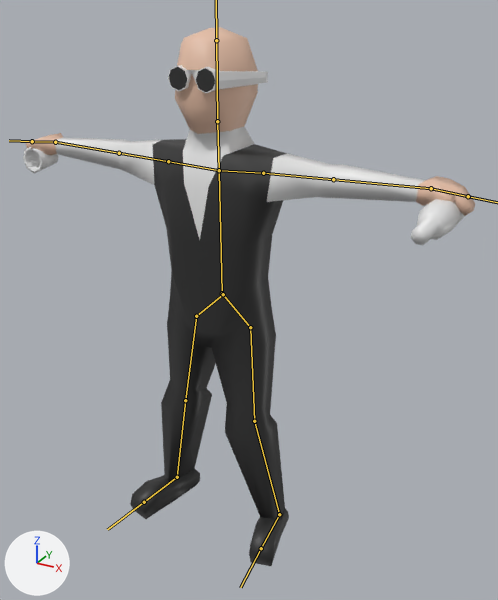
Two versions of the FBX model Assets/Models/LowPolyCharacter_BarTender.fbx, one commit apart.
The view is the same before and after, from a 50 mm lens placed at (1.124, -1.998, 1.885), pointed at (0.131, -0.194, 0.983). The axes (+X, +Y, +Z) are drawn at lower left. The lights are the same throughout. The bones that bend it are drawn over the model as lines.

The first picture shows 'Body', 'Bottle', 'Glass'.
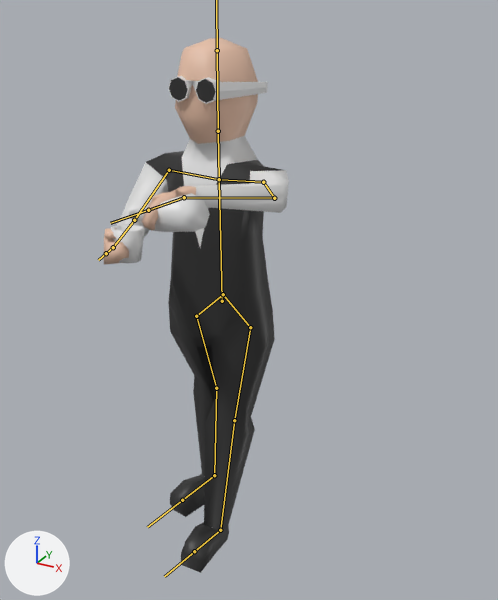
The newer file adds an action. The first version stands in its rest pose; the second is drawn at frame 17 of the action 'Armature|ServingDrink'.

Location of each change, [x1, y1, x2, y2] in pixels of the pictures (498 x 600 px):
'Body', posed (59% narrower)
    before: [26, 27, 475, 566]
    after: [104, 38, 289, 573]
'Bottle', posed
    before: [411, 199, 465, 245]
    after: [129, 193, 210, 232]
'Glass', posed (52% taller)
    before: [23, 147, 59, 173]
    after: [111, 224, 145, 264]
bone 'Torso', root to tip
    before: (222, 293) to (219, 170)
    after: (222, 301) to (219, 179)
bone 'UpperArm.L', root to tip
    before: (263, 173) to (333, 179)
    after: (263, 182) to (274, 198)
bone 'LowerArm.L', root to tip
    before: (333, 179) to (431, 188)
    after: (274, 198) to (184, 197)
bone 'Hand.L', root to tip
    before: (431, 188) to (468, 196)
    after: (184, 197) to (148, 210)
bone 'UpperArm.R', root to tip
    before: (168, 161) to (119, 153)
    after: (169, 170) to (134, 220)
bone 'LowerArm.R', root to tip
    before: (119, 153) to (55, 142)
    after: (134, 220) to (113, 247)
bone 'Hand.R', root to tip
    before: (55, 142) to (32, 141)
    after: (113, 247) to (106, 253)
bone 'UpperLeg.L', root to tip
    before: (250, 327) to (254, 421)
    after: (250, 327) to (234, 420)
bone 'LowerLeg.L', root to tip
    before: (254, 421) to (279, 514)
    after: (234, 420) to (220, 530)
bone 'Foot.L', root to tip
    before: (279, 514) to (261, 548)
    after: (220, 530) to (194, 551)
bone 'UpperLeg.R', root to tip
    before: (196, 316) to (185, 400)
    after: (196, 316) to (216, 388)
bone 'LowerLeg.R', root to tip
    before: (185, 400) to (177, 477)
    after: (216, 388) to (214, 475)
bone 'Foot.R', root to tip
    before: (177, 477) to (144, 502)
    after: (214, 475) to (182, 500)

What the commit changed:
Bone 'Torso' (bone_torso) moves from (0.0, 0.0, 0.0) to (0.001, -0.029, 0.002).
Bone 'UpperArm.L' (bone_upperarm_l) turns from (0, 0, 0) to (-15, -98, -42) degrees about its own x, y and z.
Bone 'LowerArm.L' (bone_lowerarm_l) turns from (0, 0, 0) to (-63, 2, -3) degrees about its own x, y and z.
Bone 'Hand.L' (bone_hand_l) turns from (0, 0, 0) to (-13, 109, 8) degrees about its own x, y and z.
Bone 'UpperArm.R' (bone_upperarm_r) turns from (0, 0, 0) to (-78, 45, 1) degrees about its own x, y and z.
Bone 'LowerArm.R' (bone_lowerarm_r) turns from (0, 0, 0) to (-32, -1, 50) degrees about its own x, y and z.
Bone 'Hand.R' (bone_hand_r) turns from (0, 0, 0) to (4, 13, 8) degrees about its own x, y and z.
Bone 'UpperLeg.L' (bone_upperleg_l) turns from (0, 0, 0) to (-10, -10, -5) degrees about its own x, y and z.
Bone 'LowerLeg.L' (bone_lowerleg_l) turns from (0, 0, 0) to (-1, 6, -13) degrees about its own x, y and z.
Bone 'Foot.L' (bone_foot_l) turns from (0, 0, 0) to (-3, 7, -5) degrees about its own x, y and z.
Bone 'UpperLeg.R' (bone_upperleg_r) turns from (0, 0, 0) to (-10, 2, -22) degrees about its own x, y and z.
Bone 'LowerLeg.R' (bone_lowerleg_r) turns from (0, 0, 0) to (0, 3, 27) degrees about its own x, y and z.
Bone 'Foot.R' (bone_foot_r) turns from (0, 0, 0) to (-4, -1, 0) degrees about its own x, y and z.
